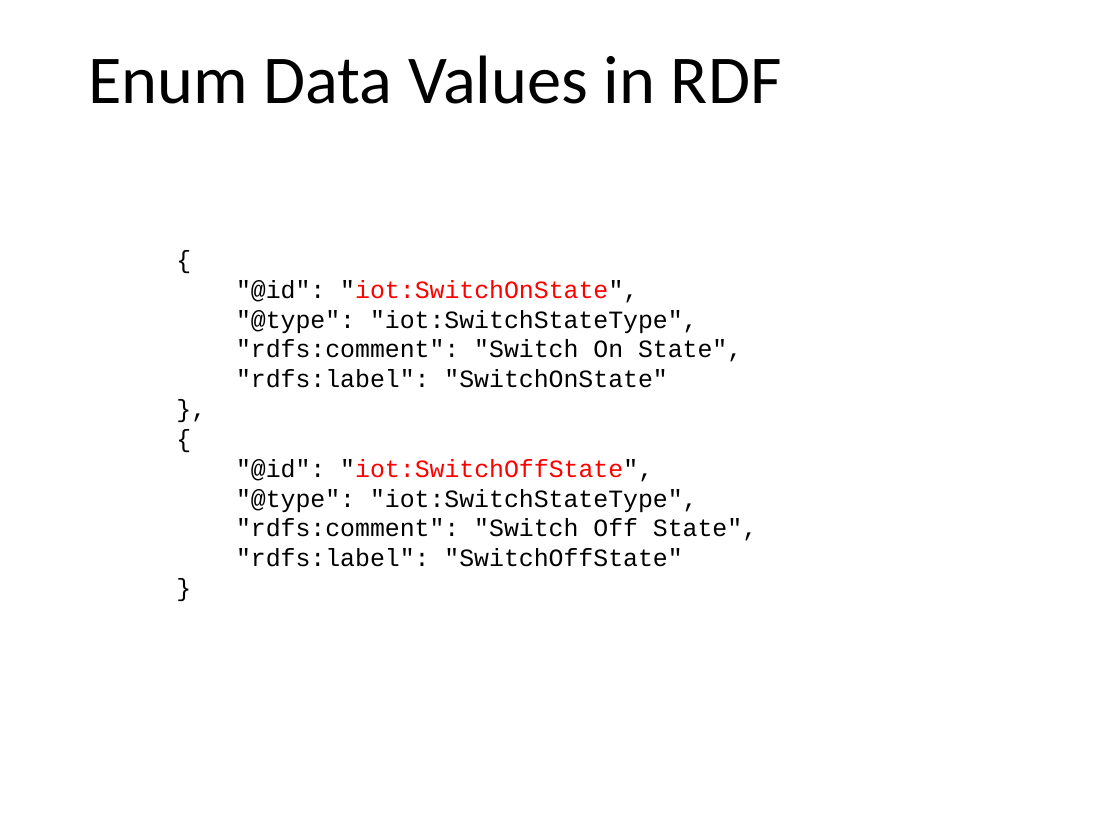
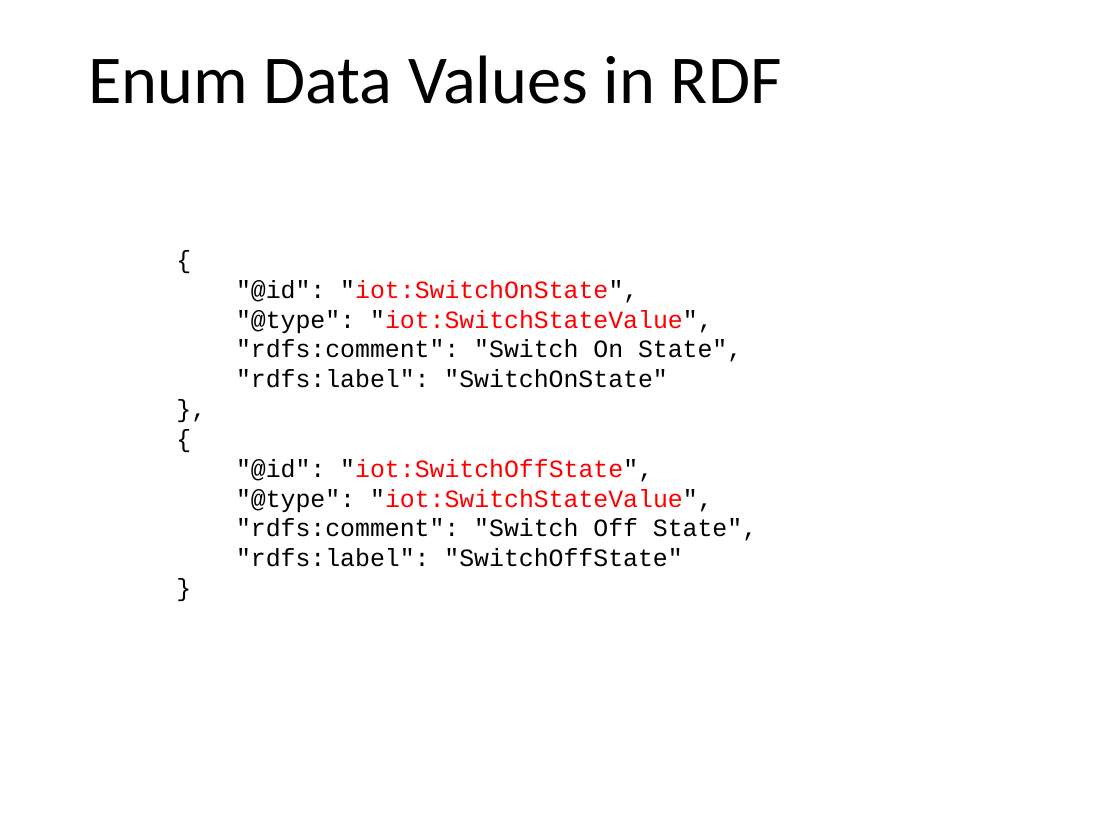
Before and after one commit to t2trg/wishi, a slide deck: slide 16 of slides/ietf106/SemanticProxy.pptx. Drawn at 1120x840 pixels with LibreOffice and Linux fonts; fonts in the diff are those of the drawing. Boxes give left, top, right and bottom in pixels: in the first picture for what was removed or moved away, otherwise in the second. Text is boxed around its words. In the diff, an @@ line names an element or a change of style, - is before the commit and + after.

```diff
--- a/slides/ietf106/SemanticProxy.pptx
+++ b/slides/ietf106/SemanticProxy.pptx
@@ text at bbox=[236, 310, 713, 333]: text changed; text colour #000000 to #FF0000 @@
-"@type": "iot:SwitchStateType",
+"@type": "iot:SwitchStateValue",
@@ text at bbox=[236, 489, 713, 512]: text changed; text colour #000000 to #FF0000 @@
-"@type": "iot:SwitchStateType",
+"@type": "iot:SwitchStateValue",
```
Also in this commit, not shown: 2 other slides changed, 7 slides added, 1 other file.
